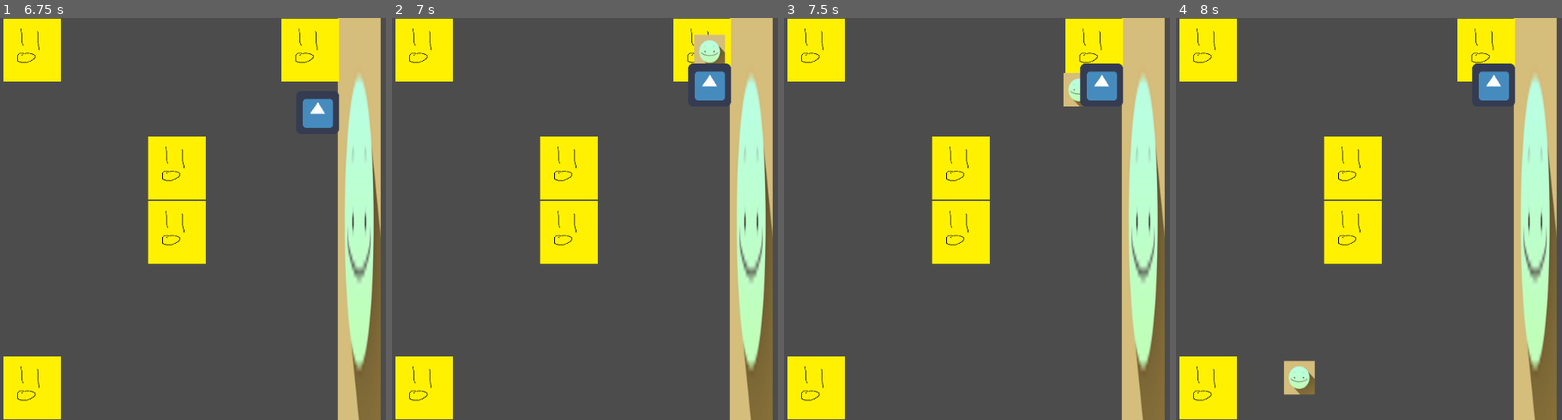
Above: before the commit, frames 1-4 (left to right).
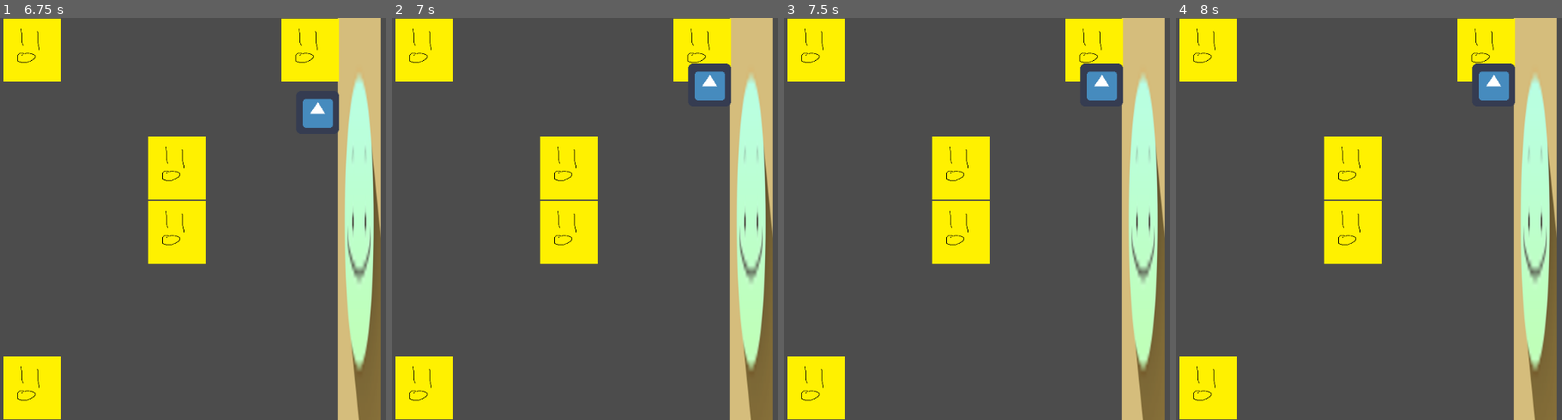
Above: after the commit, the same moments.

Repository: Lucianono/DinerWithMonster
Game: Godot game, scene res://on-site.tscn
The game is run twice, just before and just after one commit, with the same random seed, the same clock (stepped at 60 frames per second) and the same inputs. The engine's default icon, where the game draws it, is replaced by a stand-in: a white triangle on a blue panel in a dark square.
Inputs (mouse positions are in pixels of both pictures, inside the frame that each line leads up to):
- Up to frame 1 (6.75 s): tap Enter at 0.5, 2.75, 5 s; move the mouse to (outside the picture) at 0.52 s; hold Right (ui_right) 0.53-1.28 s; click (outside the picture) at 0.67 s; tap Space at 1.25, 4.25, 5.75 s; move the mouse to (204, 239) at 1.27 s; hold Down (ui_down) 1.28-2.03 s; click (204, 239) at 1.42 s; move the mouse to (outside the picture) at 2.02 s; hold Right (ui_right) 2.03-2.78 s; click (outside the picture) at 2.17 s; move the mouse to (308, 299) at 2.77 s; hold Up (ui_up) 2.78-3.53 s; click (308, 299) at 2.92 s; move the mouse to (outside the picture) at 3.52 s; hold Left (ui_left) 3.53-5.03 s; click (outside the picture) at 3.67 s; move the mouse to (138, 158) at 4.27 s; click (138, 158) at 4.42 s; move the mouse to (378, 219) at 5.02 s; hold Down (ui_down) 5.03-5.78 s; click (378, 219) at 5.17 s; move the mouse to (239, 118) at 5.77 s; hold Right (ui_right) 5.78-6.53 s; click (239, 118) at 5.92 s; move the mouse to (outside the picture) at 6.52 s; hold Up (ui_up) from 6.53 s (still down); click (outside the picture) at 6.67 s
- Up to frame 2 (7 s): keep holding Up (ui_up)
- Up to frame 3 (7.5 s): move the mouse to (988, 239) at 7.27 s; release Up (ui_up) at 7.28 s; hold Right (ui_right) from 7.28 s (still down); click (988, 239) at 7.42 s
- Up to frame 4 (8 s): keep holding Right (ui_right)

Frame 1 is identical in both runs. In frame 2, 0.6% of the frame differs, in the area x 78-87%, y 4-12%; in frame 3, 0.4%; in frame 4, 0.7%, in the area x 28-36%, y 85-94%.

Commit message:
added all types of dish

Diff:
--- a/ingredient-entity.gd
+++ b/ingredient-entity.gd
@@ -60,7 +60,7 @@
 			set_position(position + Vector2(-1,1) * slope_vector * speed * delta)
 
 	#destroy when outside the screen
-	if position.x - 100 > screensize.x || position.x + 100 < 0 || position.y + 100 < 0 || position.y - 100 > screensize.y:
+	if position.x - 100 > screensize.x || position.x + 100 < 0 || position.y + 100 < 0 || position.y - 100 > screensize.y || GlobalVar.player_dish_holding != null:
 		emit_signal("ingredient_freed",global_ingr_name)
 		queue_free()
 
@@ -75,7 +75,7 @@
 				isPlayerThrowing = true
 				isClickOnRight = event.position.x > position.x
 
-				#may math shit for aiming shit AHHAHAHHAHA
+				#may math sht for aiming sht AHHAHAHHAHA
 				slope = (position.y - event.position.y)/(event.position.x - position.x)
 				slope_vector = Vector2(1, slope).normalized()
 				print(slope_vector)
--- a/magical-grill.gd
+++ b/magical-grill.gd
@@ -11,14 +11,35 @@
 func _on_Area2D_area_entered(area):
 	if(area.get_name() == "caldo-area"):
 
-		match GlobalVar.player_dish_holding :
+		match GlobalVar.player_holding :
+			["squid"]:
+				dish_created = "Adobo"
+			["wheat"]:
+				dish_created = "Pandesal"
+			["egg"]:
+				dish_created = "Balot"
+			["pork"]:
+				dish_created = "Betamax"
 			["pork","wheat"], ["wheat","pork"]:
 				dish_created = "MeatBalls"
-				print("MeatBalls")
+			["pork","squid"], ["squid","pork"]:
+				dish_created = "Relleno"
+			["pork","egg"], ["egg","pork"]:
+				dish_created = "Sisig"
+			["squid","wheat"], ["wheat","squid"]:
+				dish_created = "SquidBalls"
+			["egg","wheat"], ["wheat","egg"]:
+				dish_created = "Tokneneng"
+			["egg","squid"], ["squid","egg"]:
+				dish_created = "Calamares"
 			_:
 				dish_created = null
 				print("None")
 
+		print(get_node("/root/Node2D/ingredient-drop").getIngrName())
+
+
+		print(dish_created)
 
 
 
--- a/on-site.gd
+++ b/on-site.gd
@@ -89,7 +89,7 @@
 
 
 func _on_Grill_player_cooking():
-	if isDishFreed:
+	if isDishFreed && GlobalVar.player_holding != []:
 		var dish_ent = dish.instance()
 		dish_ent.connect("dish_freed",self,"_on_dishready_dish_freed")
 		call_deferred("add_child",dish_ent)
